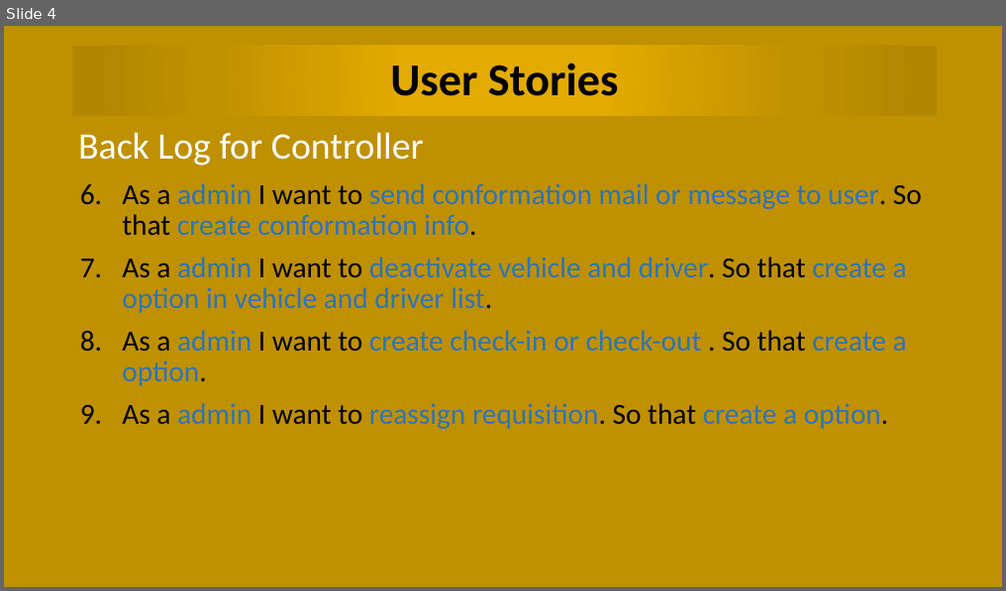
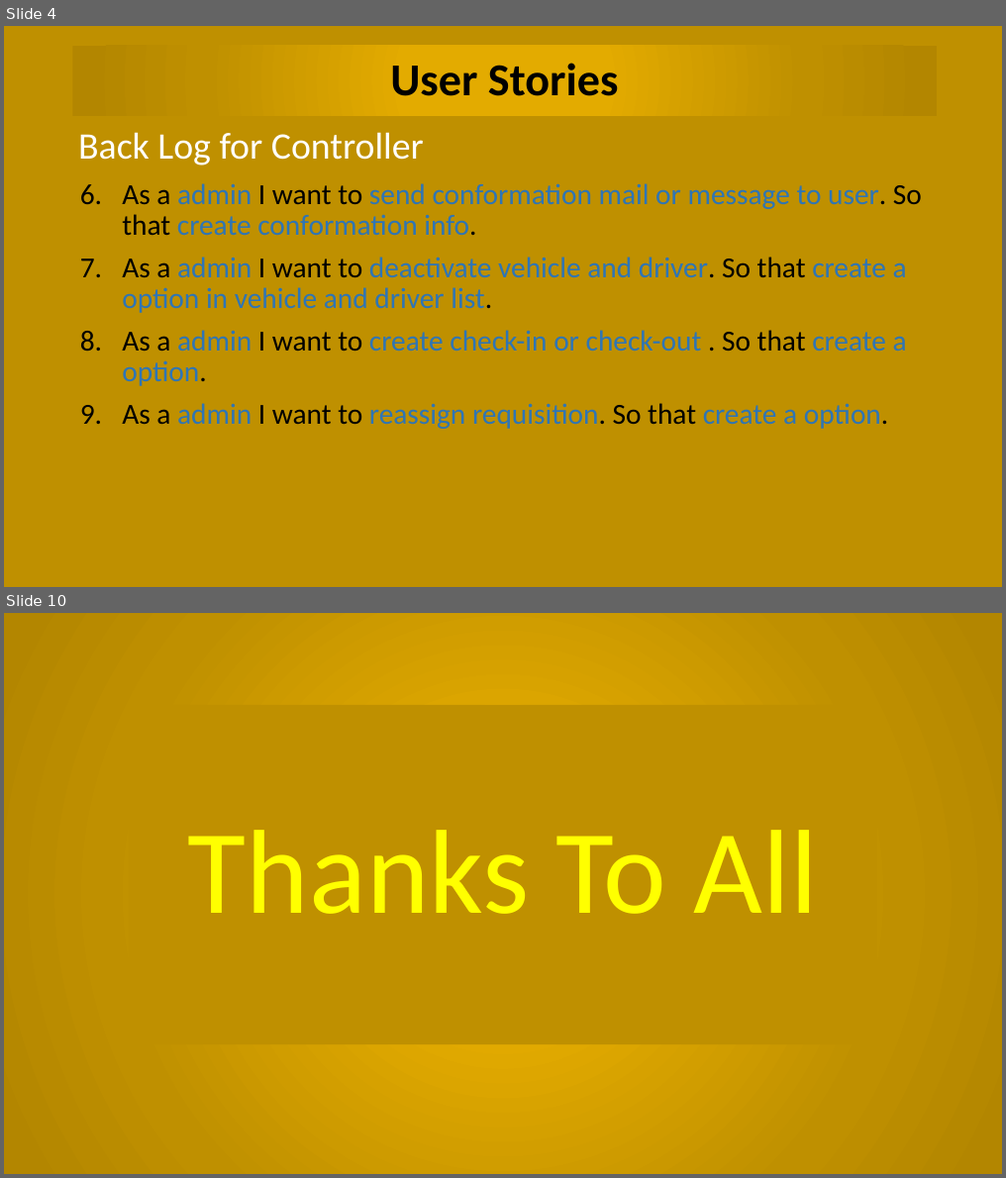
Before and after one commit to chittoranjan/BCCVehicleManagemant, a slide deck: Document/Vehicle Management Presentation.pptx. Shown one above the other, each under a label of ours: slide 4 before the commit, slides 4 and 10 after it; the slides between them are not shown. The pictures are 1006x591 and 1006x1178 pixels, drawn with LibreOffice and Linux fonts; fonts in the diff are those of the drawing. Boxes give left, top, right and bottom in pixels: in the first picture for what was removed or moved away, otherwise in the second. Text is boxed around its words. In the diff, an @@ line names an element or a change of style, - is before the commit and + after.

```diff
--- a/Document/Vehicle Management Presentation.pptx
+++ b/Document/Vehicle Management Presentation.pptx
@@ slide 10 added at [4,613,1002,1174], background gradient #E3AB00 to #BF9000 to #B28600 @@
@@ title added at [129,705,877,1045], fill #BF9000, 115 pt, text #FFFF00 @@
+Thanks To All
```
Also in this commit, not shown: 5 other slides added.
